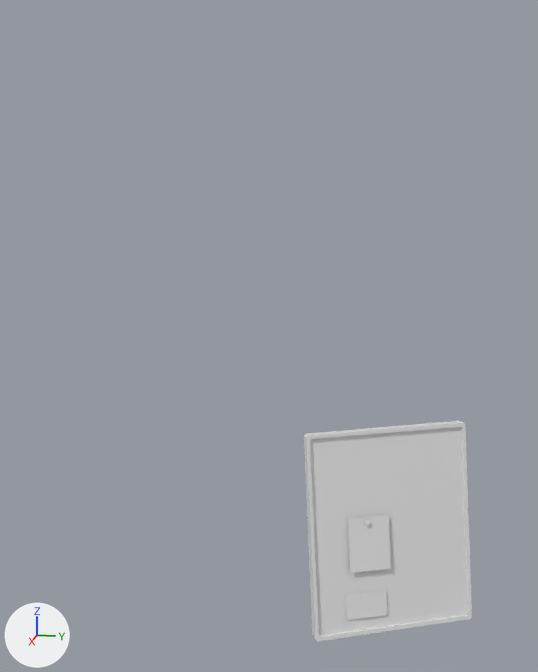
One commit to the FBX model Assets/_Assets/Models/PinBoard_01.fbx: the scene before it, then after it.
Rendered twice from a 50 mm lens placed at (16.57, 0.6, 11.4), pointed at (0.82, -2.54, 7.46). Arrows for +X, +Y and +Z are at lower left; the lights stay in place. The older version comes first. Where no turn or scale is listed for an object, it has been applied to the vertices.

Names of what the first picture shows: 'flyer_v1', 'pinBoard_v1', 'pin_v1', 'postcard_v1'.
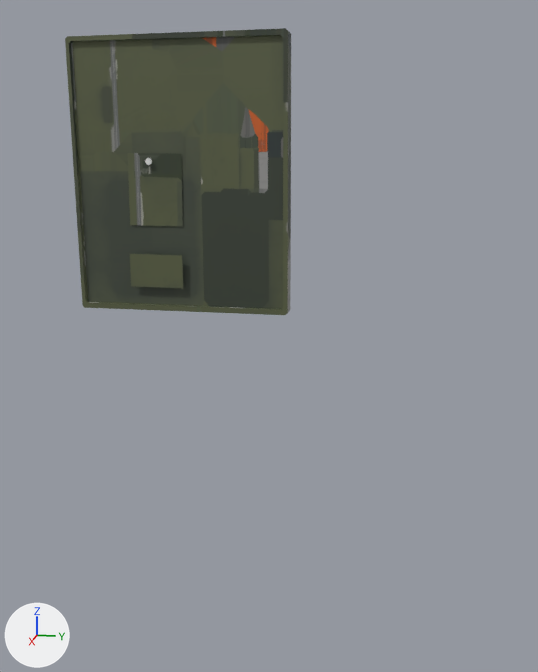
Where the change shows, as pixel boxes (x1, y1, x2, y2) in the pictures (538 x 672 px):
'pinBoard_v1', recoloured, reshaped, moved (34% wider, 30% taller): before (304, 421, 472, 641); after (65, 28, 291, 315)
'flyer_v1', recoloured, moved: before (348, 515, 391, 573); after (128, 153, 183, 227)
'postcard_v1', recoloured, moved: before (346, 590, 387, 620); after (130, 254, 183, 288)
'pin_v1', moved: before (365, 520, 370, 525); after (145, 158, 152, 165)

The change, as a diff of the scene's bpy script:
```diff
--- a/Assets/_Assets/Models/PinBoard_01.fbx.py
+++ b/Assets/_Assets/Models/PinBoard_01.fbx.py
@@ img_centermonitor_base_base_color_png @@
+img_centermonitor_base_base_color_png = load_image('CenterMonitor_base_Base_color.png', '../Textures/ArtTestbed/CenterMonitor_base_Base_color.png', 1024, 1024, 'sRGB')
@@ mat_basemod_color_001 @@
+mat_basemod_color_001 = principled_material('BaseMod_Color.001')
+mat_basemod_color_001.texture = img_centermonitor_base_base_color_png
@@ me_plane_004 @@
 # used by ob_postcard_v1; location = (0.42, -0.21, 0.79)
-me_plane_004.from_pydata(...)  # 4 vertices, 1 face; spans x -0.269..0.269, y -0.496..0.496, z -0.306..0.306
-me_plane_004.materials.append(mat_basemod_color)  # white #e7e7e7
+me_plane_004.from_pydata(...)  # 4 vertices, 1 face; spans x -0.001..0.001, y -0.514..0.514, z -0.311..0.311
+# edits to the shape of me_plane_004 do not show in these pictures
+me_plane_004.materials.append(mat_basemod_color_001)  # picture img_centermonitor_base_base_color_png
@@ me_plane_003 @@
 # used by ob_flyer_v1; location = (0.14, -0.21, 2.27)
-me_plane_003.from_pydata(...)  # 4 vertices, 1 face; spans x -0.341..0.341, y -0.524..0.524, z -0.642..0.642
-me_plane_003.materials.append(mat_basemod_color)  # white #e7e7e7
+me_plane_003.from_pydata(...)  # 4 vertices, 1 face; spans x -0.002..0.002, y -0.518..0.518, z -0.658..0.658
+# edits to the shape of me_plane_003 do not show in these pictures
+me_plane_003.materials.append(mat_basemod_color_001)  # picture img_centermonitor_base_base_color_png
@@ me_cube_010 @@
 # used by ob_pinboard_v1; location = (-0.3, 0.24, 2.49)
-me_cube_010.from_pydata(...)  # 40 vertices, 29 faces; spans x -1.41..1.41, y -2.11..2.11, z -2.45..2.45
-me_cube_010.materials.append(mat_basemod_color)  # white #e7e7e7
+me_cube_010.from_pydata(...)  # 40 vertices, 29 faces; spans x -0.25..0.09, y -2.03..2.04, z -2.48..2.47
+# me_cube_010 part 1: the whole mesh is multiplied about its middle by the matrix ((0.892, 0.406, 0.198), (-0.403, 0.914, -0.003), (-0.183, -0.077, 0.98)), then moved by (-0.08, 0.01, 0.0)
+me_cube_010.materials.append(mat_basemod_color_001)  # picture img_centermonitor_base_base_color_png
@@ ob_postcard_v1 @@
 ob_postcard_v1 = bpy.data.objects.new('postcard_v1', me_plane_004)
-ob_postcard_v1.location = (0.42, -0.21, 0.79)
+ob_postcard_v1.location = (3.38, -4.18, 9.25)
@@ ob_flyer_v1 @@
 ob_flyer_v1 = bpy.data.objects.new('flyer_v1', me_plane_003)
-ob_flyer_v1.location = (0.14, -0.21, 2.27)
+ob_flyer_v1.location = (3.28, -4.18, 10.74)
@@ ob_pinboard_v1 @@
 ob_pinboard_v1 = bpy.data.objects.new('pinBoard_v1', me_cube_010)
-ob_pinboard_v1.location = (-0.3, 0.24, 2.49)
+ob_pinboard_v1.location = (3.25, -3.74, 10.96)
@@ ob_pin_v1 @@
 ob_pin_v1 = bpy.data.objects.new('pin_v1', me_cylinder_049)
-ob_pin_v1.location = (0.04, -0.28, 2.8)
+ob_pin_v1.location = (3.3, -4.27, 11.25)
```
